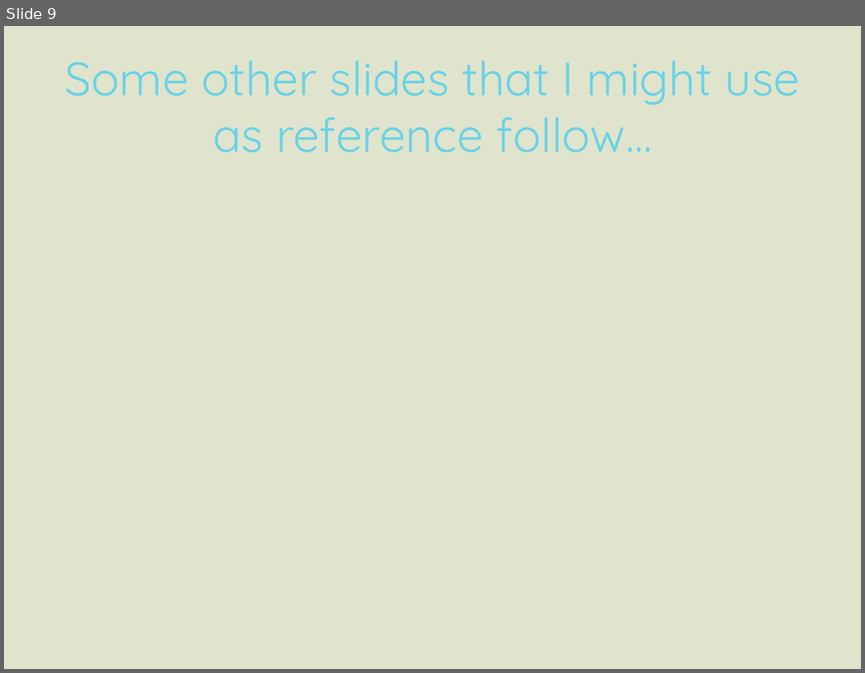
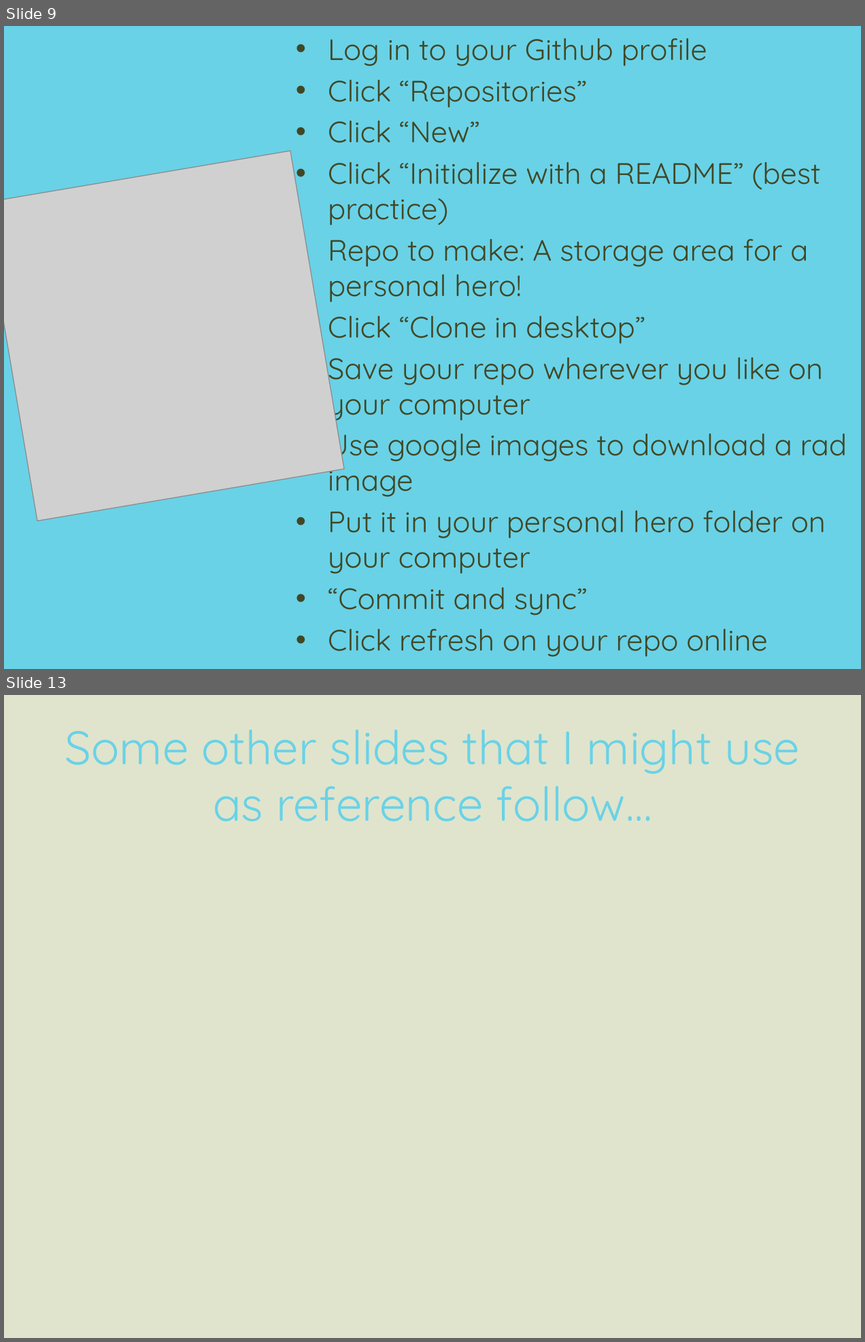
Before and after one commit to coconn/Friday-Noon-Seminar---Git-Github, a slide deck: FNS-13032015-Git-Primer.pptx. Shown one above the other, each under a label of ours: slide 9 before the commit, slides 9 and 13 after it; the slides between them are not shown. The pictures are 865x673 and 865x1342 pixels, drawn with LibreOffice and Linux fonts; fonts in the diff are those of the drawing; grey boxes stand for pictures. Boxes give left, top, right and bottom in pixels: in the first picture for what was removed or moved away, otherwise in the second. Text is boxed around its words. In the diff, an @@ line names an element or a change of style, - is before the commit and + after.

```diff
--- a/FNS-13032015-Git-Primer.pptx
+++ b/FNS-13032015-Git-Primer.pptx
@@ slide 9 added at bbox=[4, 26, 861, 669], background #69D2E7 @@
@@ text added at bbox=[328, 38, 847, 656], 24.8 pt, text #414725 @@
+Task 1!
+• Log in to your Github profile
+• Click “Repositories”
+• Click “New”
+• Click “Initialize with a README” (best practice)
+• Repo to make: A storage area for a personal hero!
+• Click “Clone in desktop”
+• Save your repo wherever you like on your computer
+• Use google images to download a rad image
+• Put it in your personal hero folder on your computer
+• “Commit and sync”
+• Click refresh on your repo online
+• You should see the change!
@@ picture added at bbox=[4, 150, 344, 520] @@
@@ what was slide 9 is now slide 13 @@
```
Also in this commit, not shown: 1 slide changed, 3 other slides added.
